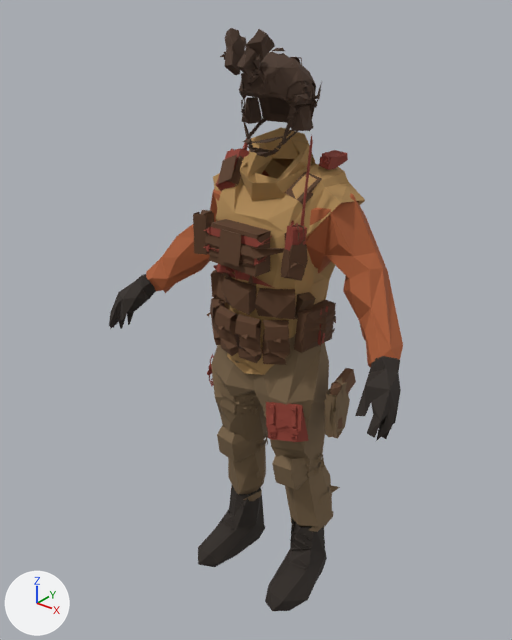
A saved change to the glTF model art/models/enemies/enemy_salt_raider_lod2.glb.
Before and after are seen from a 50 mm camera at (1.336, -1.79, 2.14) aimed at (-0.051, -0.057, 1.065). Every picture has the same lights, and +X, +Y and +Z are marked at lower left. The picture after the commit comes second. Where no turn or scale is listed for an object, it has been applied to the vertices. Vertices at exactly the same position are counted once.

Objects in the first picture: 'EnemySaltRaider_LOD2'.
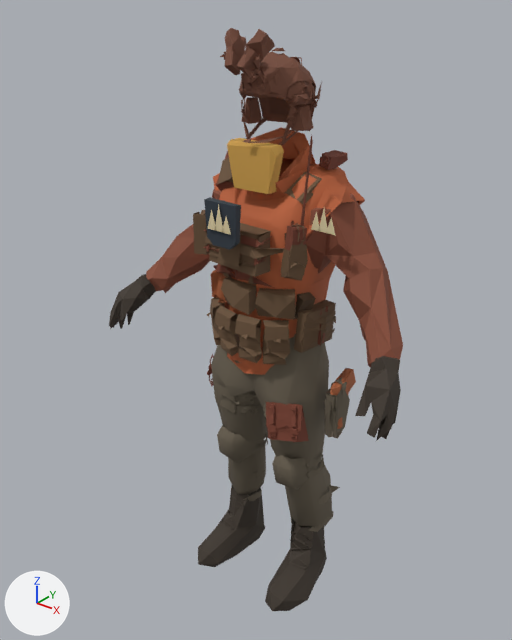
The change, as a list of edits to the scene's bpy script:
```text
Change mat_enemysaltraider_vest:
    where n2 = _N.new('ShaderNodeMix'); n2.name = 'Mix'
    n2.inputs[7].default_value: (0.262, 0.0437, 0.0273, 1.0) -> (0.184, 0.0482, 0.0262, 1.0)  # 'B', red #8c3b2e -> 'B', brown #773e2d
Change mat_enemysaltraider_pants:
    where n2 = _N.new('ShaderNodeMix'); n2.name = 'Mix'
    n2.inputs[7].default_value: (0.195, 0.127, 0.0648, 1.0) -> (0.144, 0.117, 0.0802, 1.0)  # 'B', brown #7a6448 -> 'B', brown #6a6050
Change mat_enemysaltraider_armor:
    where n2 = _N.new('ShaderNodeMix'); n2.name = 'Mix'
    n2.inputs[7].default_value: (0.392, 0.102, 0.0319, 1.0) -> (0.242, 0.0723, 0.0382, 1.0)  # 'B', brown #a85a32 -> 'B', brown #874c37
Change mat_enemysaltraider_armguard:
    where n2 = _N.new('ShaderNodeMix'); n2.name = 'Mix'
    n2.inputs[7].default_value: (0.147, 0.0685, 0.0319, 1.0) -> (0.418, 0.122, 0.0437, 1.0)  # 'B', brown #6b4a32 -> 'B', brown #ad623b
Change mat_enemysaltraider_undersuit:
    where n2 = _N.new('ShaderNodeMix'); n2.name = 'Mix'
    n2.inputs[7].default_value: (0.434, 0.254, 0.0908, 1.0) -> (0.509, 0.125, 0.0437, 1.0)  # 'B', brown #b08a55 -> 'B', orange #bd633b
Change mat_enemysaltraider_pouches:
    where n2 = _N.new('ShaderNodeMix'); n2.name = 'Mix'
    n2.inputs[7].default_value: (0.102, 0.0437, 0.0176, 1.0) -> (0.144, 0.0823, 0.0409, 1.0)  # 'B', brown #5a3b24 -> 'B', brown #6a5139
Change mat_enemysaltraider_helmet:
    where n0 = _N.new('ShaderNodeBsdfPrincipled'); n0.name = 'Principled BSDF'
    n0.inputs[2].default_value: 0.85 -> 0.82  # 'Roughness'
    where n2 = _N.new('ShaderNodeMix'); n2.name = 'Mix'
    n2.inputs[7].default_value: (0.0685, 0.0356, 0.0203, 1.0) -> (0.181, 0.0685, 0.0395, 1.0)  # 'B', brown #4a3527 -> 'B', brown #764a38
Change mat_enemysaltraider_mask:
    where n0 = _N.new('ShaderNodeBsdfPrincipled'); n0.name = 'Principled BSDF'
    n0.inputs[2].default_value: 0.85 -> 0.82  # 'Roughness'
    where n2 = _N.new('ShaderNodeMix'); n2.name = 'Mix'
    n2.inputs[7].default_value: (0.0103, 0.0075, 0.00605, 1.0) -> (0.0319, 0.0242, 0.0232, 1.0)  # 'B', black #1a1512 -> 'B', dark grey #322b2a
Change mat_enemysaltraider_boots:
    where n0 = _N.new('ShaderNodeBsdfPrincipled'); n0.name = 'Principled BSDF'
    n0.inputs[2].default_value: 0.85 -> 0.82  # 'Roughness'
    where n2 = _N.new('ShaderNodeMix'); n2.name = 'Mix'
    n2.inputs[7].default_value: (0.0273, 0.0194, 0.0144, 1.0) -> (0.0482, 0.0356, 0.0252, 1.0)  # 'B', black #2e2620 -> 'B', brown #3e352c
Change me_enemysaltraider_lod2_mesh:
    remove me_enemysaltraider_lod2_mesh.from_pydata(...)  # 3398 vertices, 4822 faces; spans x -0.58..0.59, y -0.3..0.19, z -0.01..2.01
    add me_enemysaltraider_lod2_mesh.from_pydata(...)  # 3441 vertices, 4870 faces; spans x -0.58..0.59, y -0.3..0.19, z -0.01..2.01
    me_enemysaltraider_lod2_mesh part 1: a new loose piece of 13 vertices spanning x -0.09..0.09, y -0.15..-0.1, z 1.55..1.69, in mat_char_amber (orange #d2a24c)
    me_enemysaltraider_lod2_mesh part 2
    25 vertices are added at x -0.06..0.27, y -0.29..-0.11, z 1.41..1.55
    5 new vertices lie (0.04, 0.0, 0.0) away from vertices in x -0.05..0.25, y -0.29..-0.11, z 1.46
    20 new faces join them, mat_char_ink (dark blue #303943)
    6 new faces join them, mat_char_emblem (beige #e0d0a6)
    add me_enemysaltraider_lod2_mesh.materials.append(mat_char_ink)  # dark blue #303943
    add me_enemysaltraider_lod2_mesh.materials.append(mat_char_emblem)  # beige #e0d0a6
    add me_enemysaltraider_lod2_mesh.materials.append(mat_char_amber)  # orange #d2a24c
```

Changed parts and their boxes (x1, y1, x2, y2) in the pictures (512 x 640 px):
'EnemySaltRaider_LOD2', surface changed, reshaped
    both: (109, 28, 403, 611)
part 1 of me_enemysaltraider_lod2_mesh, added (orange)
    after: (227, 138, 284, 194)
part 2 of me_enemysaltraider_lod2_mesh, added
    after: (204, 197, 335, 250)
